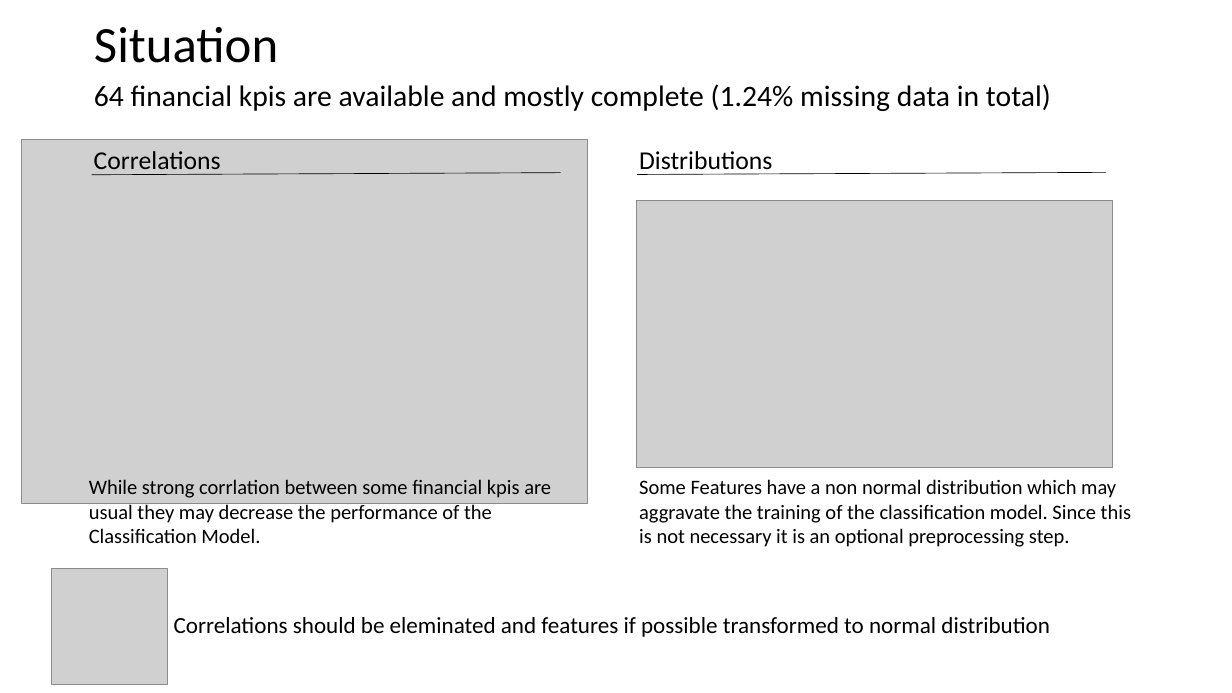
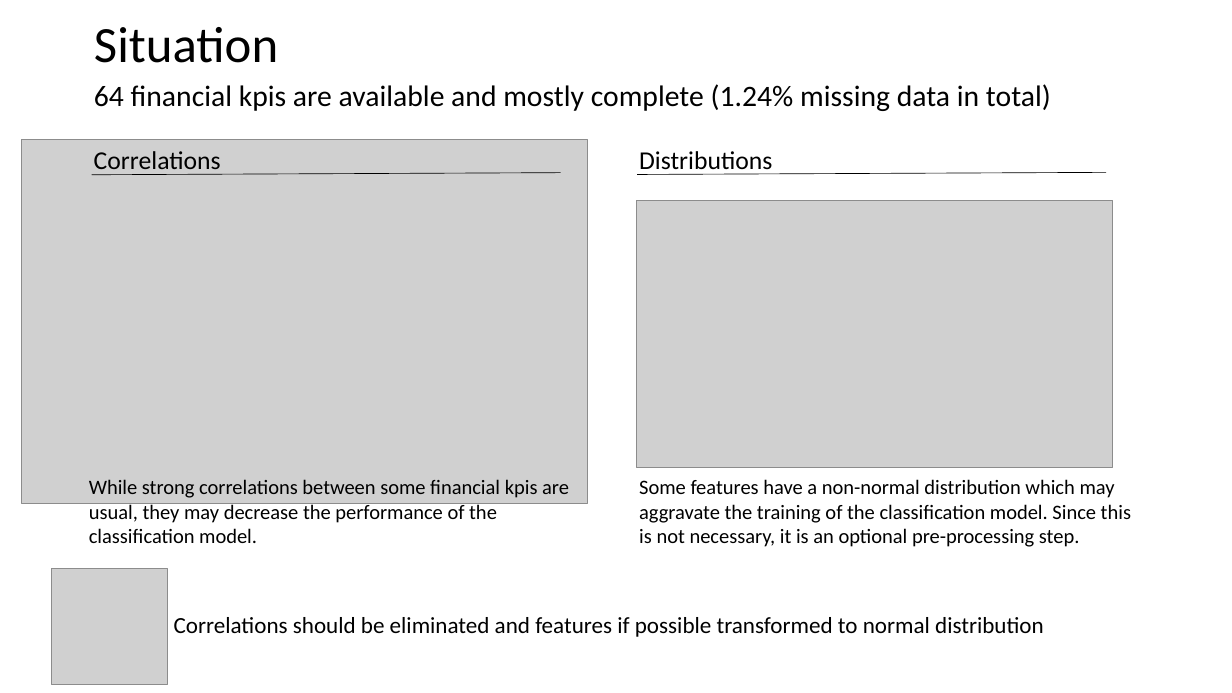
Before and after one commit to FelixKleineBoesing/InsolvencyPred, a slide deck: slide 3 of docs/final_presentation.pptx. Drawn at 1232x693 pixels with LibreOffice and Linux fonts; fonts in the diff are those of the drawing; grey boxes stand for pictures. Boxes give left, top, right and bottom in pixels: in the first picture for what was removed or moved away, otherwise in the second. Text is boxed around its words. In the diff, an @@ line names an element or a change of style, - is before the commit and + after.

```diff
--- a/docs/final_presentation.pptx
+++ b/docs/final_presentation.pptx
@@ text at (89,479,569,543): text changed @@
-While strong corrlation between some financial kpis are usual they may decrease the performance of the Classification Model.
+While strong correlations between some financial kpis are usual, they may decrease the performance of the classification model.
@@ text at (639,479,1131,547): text changed @@
-Some Features have a non normal distribution which may aggravate the training of the classification model. Since this is not necessary it is an optional preprocessing step.
+Some features have a non-normal distribution which may aggravate the training of the classification model. Since this is not necessary, it is an optional pre-processing step.
@@ text at (174,617,1044,637): text changed @@
-Correlations should be eleminated and features if possible transformed to normal distribution
+Correlations should be eliminated and features if possible transformed to normal distribution
```
Also in this commit, not shown: 8 other slides changed, 2 other files.
